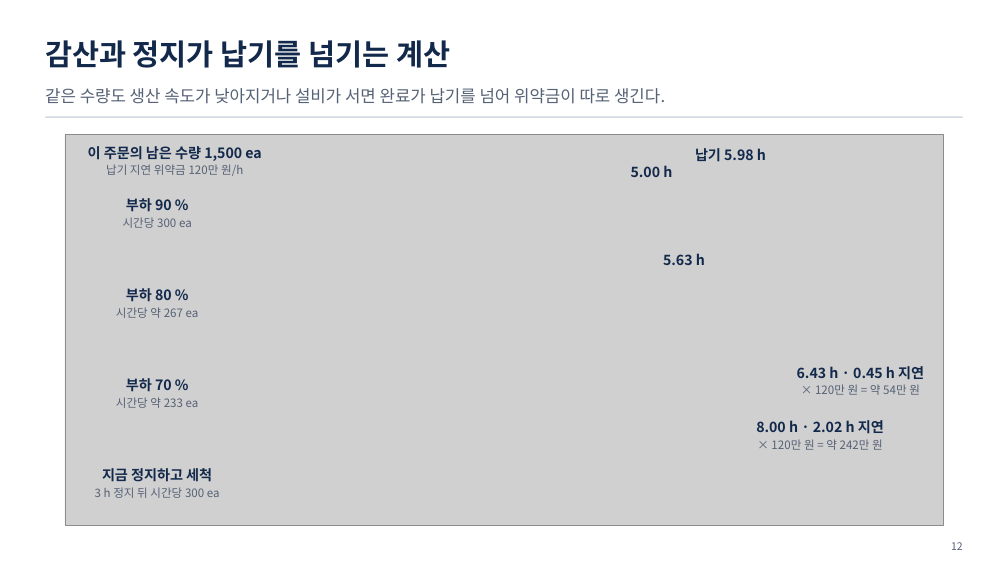
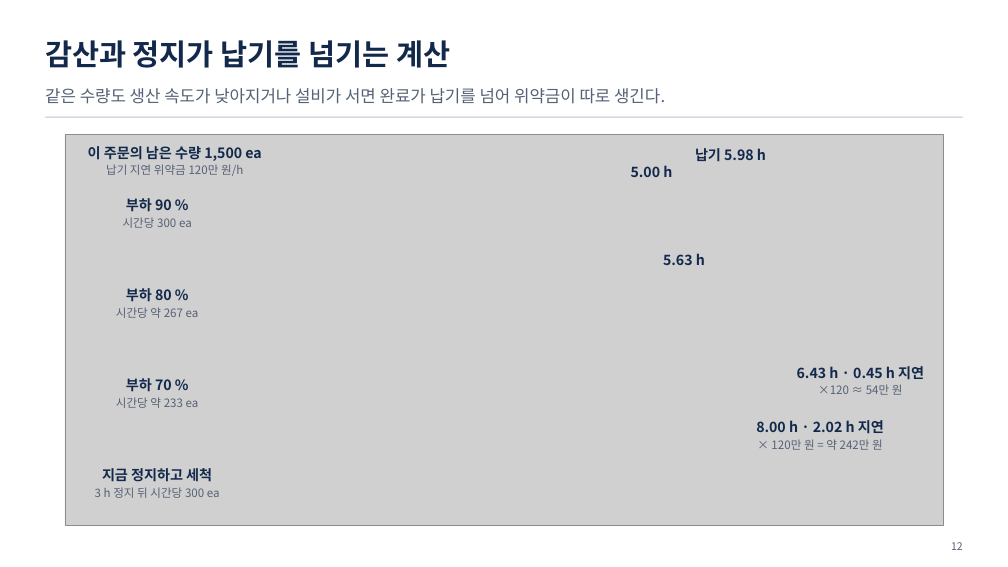
Before and after one commit to uengine-oss/hyd-iot-edu, a slide deck: slide 12 of workspace/강의제작/산출물/실전반/이론/03회차/실전반_03일차.pptx. Drawn at 1008x567 pixels with LibreOffice and Linux fonts; fonts in the diff are those of the drawing; grey boxes stand for pictures. Boxes give left, top, right and bottom in pixels: in the first picture for what was removed or moved away, otherwise in the second. Text is boxed around its words. In the diff, an @@ line names an element or a change of style, - is before the commit and + after.

```diff
--- a/workspace/강의제작/산출물/실전반/이론/03회차/실전반_03일차.pptx
+++ b/workspace/강의제작/산출물/실전반/이론/03회차/실전반_03일차.pptx
@@ text at (818, 384, 903, 395): text changed @@
-× 120만 원 = 약 54만 원
+×120 ≈ 54만 원
```
Also in this commit, not shown: 2 other slides changed, 2 other files.
